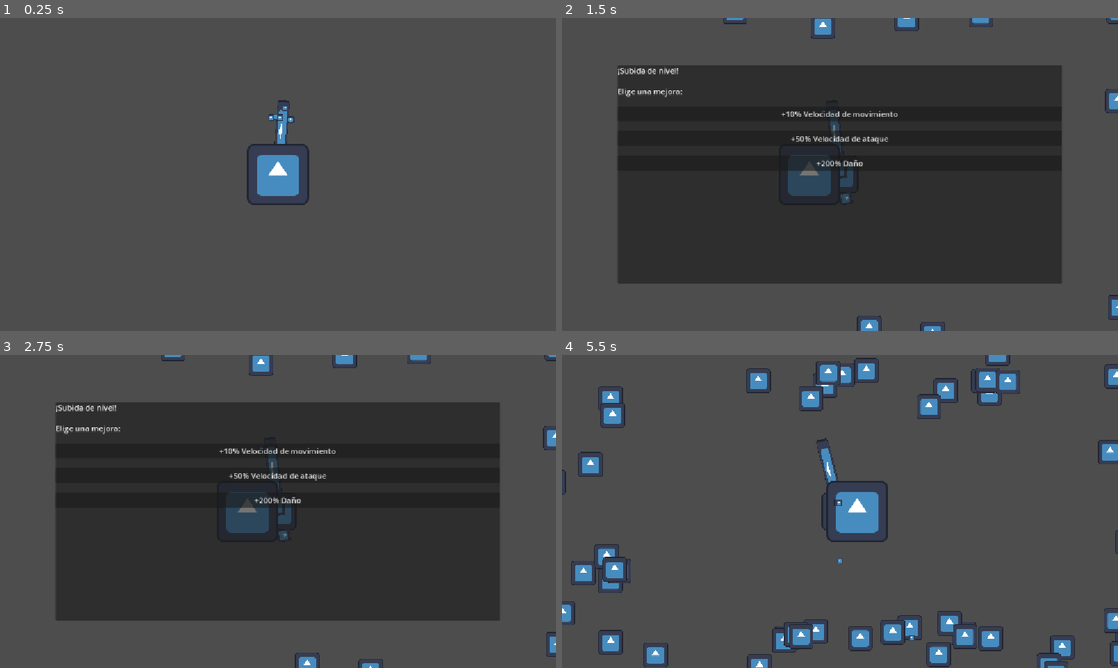
Above: before the commit, frames 1-4 (two rows, left to right).
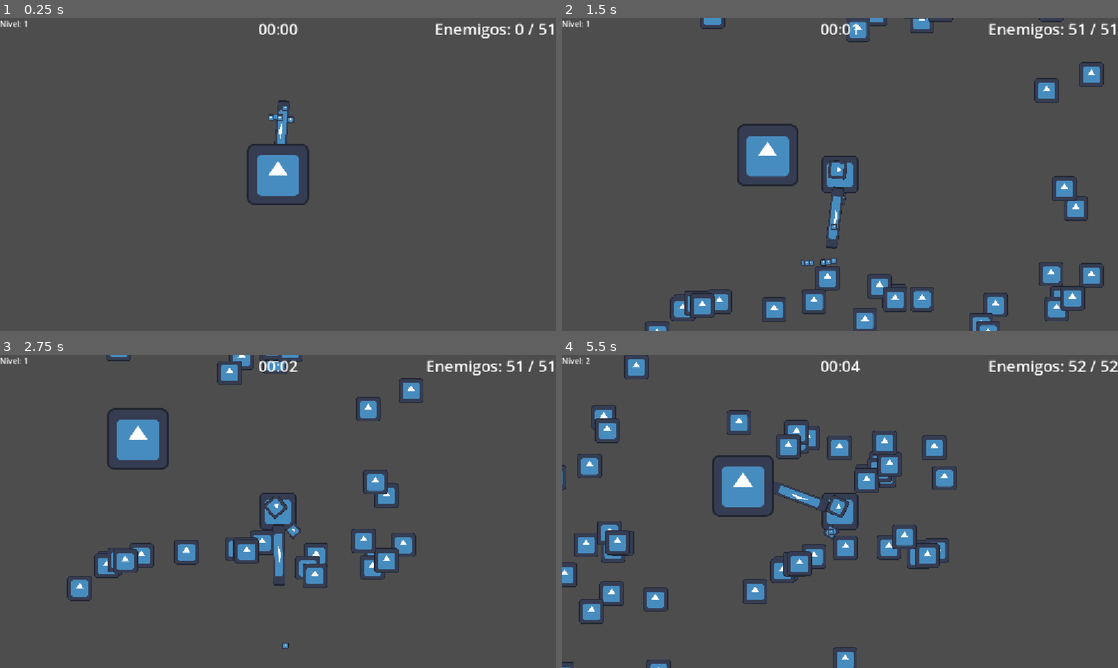
Above: after the commit, the same moments.

Repository: ReddRubinho/Survivors
Game: Godot game, scene res://main.tscn
Same seed, same stepped clock (60 frames per second), same inputs: the game is played once before the commit and once after it. The engine's default icon, where the game draws it, is replaced by a stand-in: a white triangle on a blue panel in a dark square.
Inputs:
- Up to frame 1 (0.25 s): no input
- Up to frame 2 (1.5 s): hold D (Move_Right) 0.53-1.28 s; hold S (Move_Down) from 1.28 s (still down)
- Up to frame 3 (2.75 s): release S (Move_Down) at 2.03 s; hold D (Move_Right) from 2.03 s (still down)
- Up to frame 4 (5.5 s): release D (Move_Right) at 2.78 s; hold W (Move_Up) 2.78-3.53 s; hold A (Move_Left) 3.53-4.25 s; click "+10% Velocidad de movimiento" at 4.25 s; hold A (Move_Left) from 5.03 s (still down)

The runs differ from the first frame. In frame 1, 0.6% of the frame differs, in the area x 0-100%, y 0-7%; in frame 2, 60%, in the area x 0-100%, y 0-100%; in frame 3, 56%; in frame 4, 15%.

Commit message:
feat: add HUD mission information

Diff:
--- a/enemy_spawner.gd
+++ b/enemy_spawner.gd
@@ -12,7 +12,7 @@
 
 
 @export_category("Escalado por tiempo")
-@export var time_multiplier = 0.0
+@export var time_multiplier = 1.0
 
 @export_category("Distancia de aparicion")
 @export_range(100.0, 300.0, 1.0)
@@ -45,8 +45,6 @@
 	var enemies = get_tree().get_nodes_in_group("enemy")
 	var enemy_count = enemies.size()
 
-	print(enemy_count, " enemigos")
-
 	if enemy_count >= target_population:
 		return
 
@@ -59,10 +57,12 @@
 
 func calculate_enemy_population() -> int:
 	var player_level = player.level
+	var mission_minutes = floori(get_parent().mission_time / 60)
 
 	var population = base_enemies
 
 	population += player.level * level_multiplier
+	population += mission_minutes * time_multiplier
 
 	return roundi(population)
 
--- a/main.gd
+++ b/main.gd
@@ -1,14 +1,49 @@
 extends Node2D
+@export_category("Mision")
+@export var mission_duration: float = 1800.0
+
+var mission_time: float
+var displayed_seconds: int = -1
 
 
 # Called when the node enters the scene tree for the first time.
 func _ready() -> void:
-	pass # Replace with function body.
+	mission_time = 0.0
+	update_mission_timer()
 
 
 # Called every frame. 'delta' is the elapsed time since the previous frame.
 func _process(delta: float) -> void:
-	pass
+	if mission_time >= mission_duration:
+		mission_finished()
+		return
+
+	mission_time += delta
+	update_mission_timer()
+
+
+func mission_finished() -> void:
+	print("se acaba el tiempo")
+	get_tree().paused = true
+
+
+func update_mission_timer() -> void:
+	var total_seconds = floori(mission_time)
+
+	if total_seconds == displayed_seconds:
+		return
+
+	displayed_seconds = total_seconds
+
+	var minutes = total_seconds / 60
+	var seconds = total_seconds % 60
+
+	$HUD/MissionTimer.text = "%02d:%02d" % [minutes, seconds]
+	$HUD/EnemyCount.text = "Enemigos: %d / %d" % [
+		get_tree().get_nodes_in_group("enemy").size(),
+		$EnemySpawner.calculate_enemy_population(),
+		]
+	$HUD/PlayerLevel.text = "Nivel: %d " % $Player.level
 
 
 func _on_player_level_up_signal() -> void:
@@ -16,6 +51,7 @@
 	$UpgradeMenu.visible = true
 	get_tree().paused = true
 	$Player.increase_max_health(1.20)
+
 
 
 func _on_button_pressed() -> void:
--- a/main.tscn
+++ b/main.tscn
@@ -73,6 +73,31 @@
 layout_mode = 2
 text = "+200% Daño"
 
+[node name="HUD" type="CanvasLayer" parent="." unique_id=92713375]
+
+[node name="MissionTimer" type="Label" parent="HUD" unique_id=858119015]
+anchors_preset = 10
+anchor_right = 1.0
+offset_bottom = 45.0
+grow_horizontal = 2
+theme_override_font_sizes/font_size = 32
+text = "00:00"
+horizontal_alignment = 1
+vertical_alignment = 1
+
+[node name="EnemyCount" type="Label" parent="HUD" unique_id=2116577459]
+anchors_preset = 1
+anchor_left = 1.0
+anchor_right = 1.0
+offset_left = -40.0
+offset_bottom = 45.0
+grow_horizontal = 0
+theme_override_font_sizes/font_size = 32
+
+[node name="PlayerLevel" type="Label" parent="HUD" unique_id=219025244]
+offset_right = 40.0
+offset_bottom = 23.0
+
 [connection signal="level_up_signal" from="Player" to="." method="_on_player_level_up_signal"]
 [connection signal="pressed" from="UpgradeMenu/Control/Panel/VBoxContainer/Button" to="." method="_on_button_pressed"]
 [connection signal="pressed" from="UpgradeMenu/Control/Panel/VBoxContainer/Button2" to="." method="_on_button_2_pressed"]
--- a/player.gd
+++ b/player.gd
@@ -5,7 +5,7 @@
 @export var max_health: int = 100
 @export var experience: int = 0
 @export var level: int = 1
-@export var experience_to_next_level: int = 10
+@export var experience_to_next_level: int = 100
 
 var health: int
 
